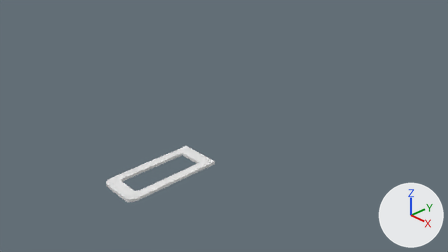
Before and after pictures for a commit that changed the Blender file corridor_joiner.blend.
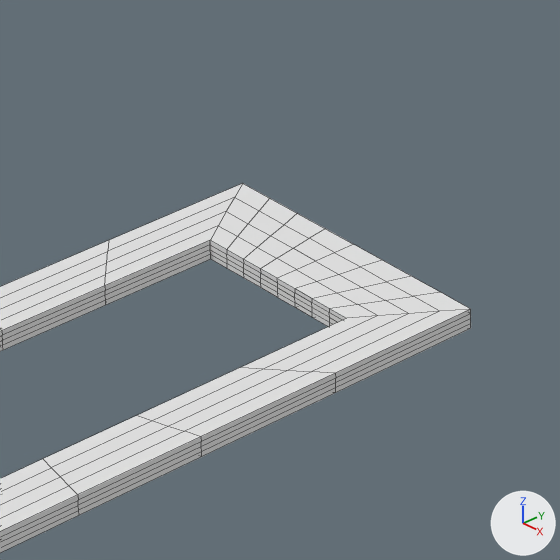
Old and new are each drawn from the file's camera 'Camera' and again close up on the part from 35% to 50% of the width and 49% to 77% of the height. The axes (+X, +Y, +Z) are drawn at lower right. The lights are the same throughout. The close-ups show mesh edges as thin lines.

Script lines for the objects in view, before the commit:
```python
me_cube_000 = bpy.data.meshes.new('Cube.000')
me_cube_000.from_pydata(...)  # 60 vertices, 60 faces; spans x -0.51..0.51, y -0.03..0.03, z -1.07..1.11
# before: 0 (-0.51, -0.03, -1.07), 1 (0.51, -0.03, -1.07), 2 (0.0, -0.03, -1.07), 30 (-0.51, 0.03, -1.07), 31 (0.51, 0.03, -1.07)
# before: 32 (0.0, 0.03, -1.07)
ob_corridor_joiner_end = bpy.data.objects.new('Corridor Joiner End', me_cube_000)
ob_corridor_joiner_end.location = (0.491, -1.645, 0.122)
ob_corridor_joiner_end.rotation_euler = (1.571, 0.0, 0.0)  # degrees (90, 0, 0)
ob_corridor_joiner_end.scale = (0.92, 1.0, 0.96)
_m = ob_corridor_joiner_end.modifiers.new('Subsurf', 'SUBSURF')
_m.levels = 4
_m.render_levels = 4
```
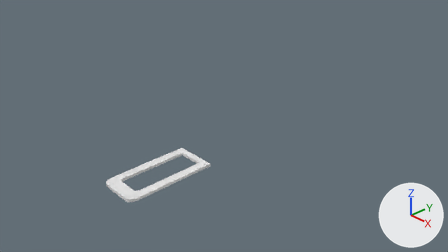
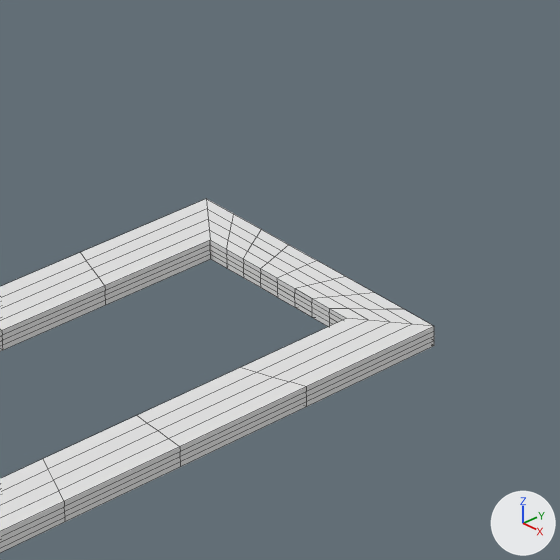
What differs and where, as boxes (x1, y1, x2, y2) in the close-ups (560 x 560 px):
'Corridor Joiner End', reshaped
    before: (0, 183, 471, 553)
    after: (0, 199, 434, 553)

The change, as a list of edits to the scene's bpy script:
```text
Change me_cube_000:
    where me_cube_000.from_pydata(...)  # 60 vertices, 60 faces; spans x -0.51..0.51, y -0.03..0.03, z -1.07..1.11
    used by ob_corridor_joiner_end; location = (0.491, -1.645, 0.122); rotation_euler = (1.571, 0.0, 0.0), in degrees (90, 0, 0); scale = (0.92, 1.0, 0.96)
    me_cube_000 part 1
    add for i in [0, 1, 2, 30, 31, 32]: me_cube_000.vertices[i].co += Vector((0.0, 0.0, 0.13))
```
